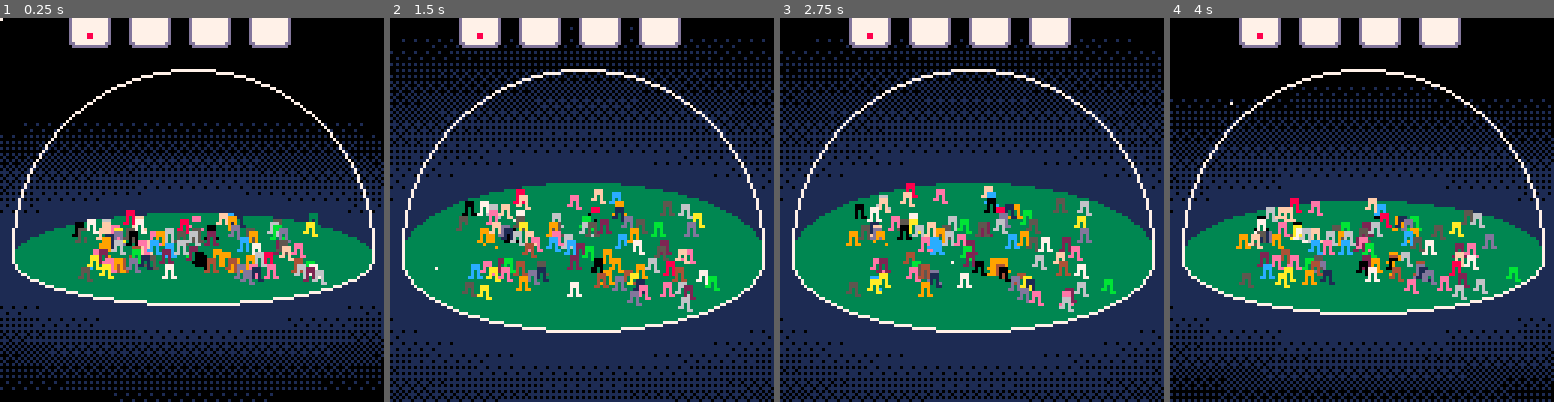
Above: before the commit, frames 1-4 (left to right).
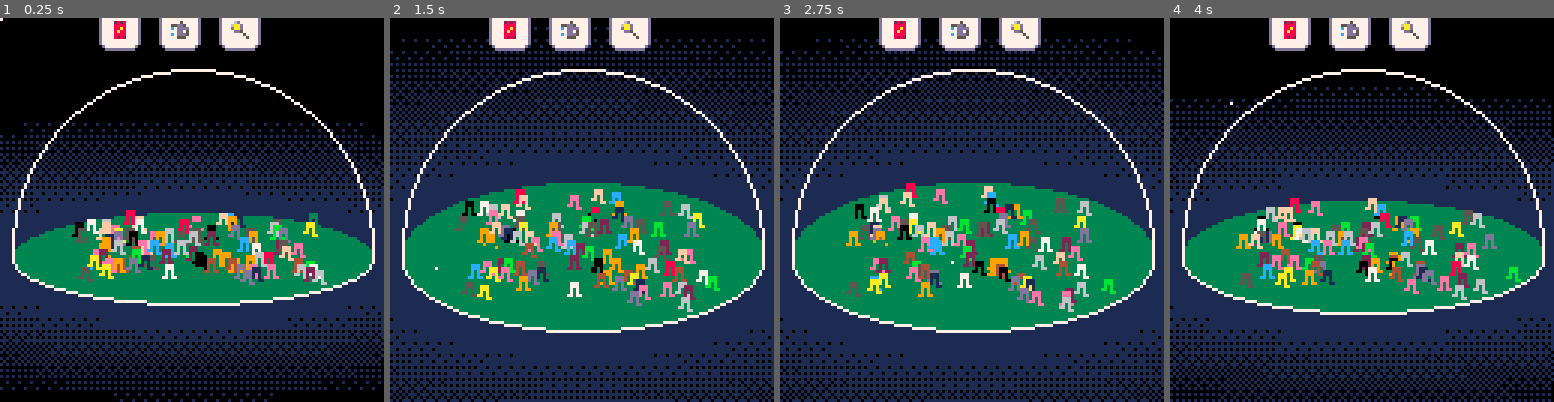
Above: after the commit, the same moments.

Repository: samuelhpratt/ggj2025
Game: PICO-8 cartridge game.p8
The game is run twice, just before and just after one commit, with the same random seed, the same clock (stepped at 60 frames per second) and the same inputs.
Inputs (mouse positions are in pixels of both pictures, inside the frame that each line leads up to):
- Up to frame 1 (0.25 s): no input
- Up to frame 2 (1.5 s): click (670, 121) at 0.67 s; click (436, 267) at 1.22 s
- Up to frame 3 (2.75 s): click (887, 114) at 1.77 s; click (952, 259) at 2.32 s
- Up to frame 4 (4 s): click (1404, 106) at 2.87 s; click (1465, 256) at 3.42 s; click (1231, 102) at 3.97 s

The runs differ from the first frame. In frame 1, 4.0% of the frame differs, in the area x 17-76%, y 0-9%; in frame 2, 4.0%; in frame 3, 4.0%; in frame 4, 4.0%.

Commit message:
UI icons and text update

Diff:
--- a/game.p8
+++ b/game.p8
@@ -44,13 +44,13 @@
 00000000000000000000000000000000000000000000000000000000000000000000000000000000000000000000000000000000000000000000000000000000
 00000000000000000000000000000000000000000000000000000000000000000000000000000000000000000000000000000000000000000000000000000000
 00000000000000000000000000000000000000000000000000000000000000000000000000000000000000000000000000000000000000000000000000000000
-00088bbc66676766cbb8800000000000000000000000000000000000000000000000000000000000000000000000000000000000000000000000000000000000
-0088bbcc66666666ccbb880000000000000000000000000000000000000000000000000000000000000000000000000000000000000000000000000000000000
-088bbcc7777777777ccbb88000000000000000000000000000000000000000000000000000000000000000000000000000000000000000000000000000000000
-08bbcc766666666667ccbb8000000000000000000000000000000000000000000000000000000000000000000000000000000000000000000000000000000000
-0bbcc76777777777767ccbb000000000000000000000000000000000000000000000000000000000000000000000000000000000000000000000000000000000
-0bcc7677777777777767ccb000000000000000000000000000000000000000000000000000000000000000000000000000000000000000000000000000000000
-0cc767777777777777767cc000000000000000000000000000000000000000000000000000000000000000000000000000000000000000000000000000000000
+00078bbc66676766cbb8700000000000000000000000000000000000000000000000000000000000000000000000000000000000000000000000000000000000
+0078bbcc66666666ccbb87000028280000005000006d000000000000000000000000000000000000000000000000000000000000000000000000000000000000
+078bbcc7777777777ccbb87000888800055dd50006aad00000000000000000000000000000000000000000000000000000000000000000000000000000000000
+08bbcc777777777777ccbb800088a8000c0dddd00daad00000000000000000000000000000000000000000000000000000000000000000000000000000000000
+0bbcc77777777777777ccbb0008a8800000dd05000dd500000000000000000000000000000000000000000000000000000000000000000000000000000000000
+0bcc7777777777777777ccb0008888000c0ddd500000050000000000000000000000000000000000000000000000000000000000000000000000000000000000
+0cc777777777777777777cc000828200000555000000005000000000000000000000000000000000000000000000000000000000000000000000000000000000
 0d77777777777777777777d000000000000000000000000000000000000000000000000000000000000000000000000000000000000000000000000000000000
 0d77777777777777777777d000000000000000000000000000000000000000000000000000000000000000000000000000000000000000000000000000000000
 0d77777777777777777777d000000000000000000000000000000000000000000000000000000000000000000000000000000000000000000000000000000000
@@ -64,5 +64,6 @@
 0d77777777777777777777d000000000000000000000000000000000000000000000000000000000000000000000000000000000000000000000000000000000
 0d77777777777777777777d000000000000000000000000000000000000000000000000000000000000000000000000000000000000000000000000000000000
 0d77777777777777777777d000000000000000000000000000000000000000000000000000000000000000000000000000000000000000000000000000000000
-0dd777777777777777777dd000000000000000000000000000000000000000000000000000000000000000000000000000000000000000000000000000000000
-00dddddddddddddddddddd0000000000000000000000000000000000000000000000000000000000000000000000000000000000000000000000000000000000
+0d77777777777777777777d000000000000000000000000000000000000000000000000000000000000000000000000000000000000000000000000000000000
+00d777777777777777777d0000000000000000000000000000000000000000000000000000000000000000000000000000000000000000000000000000000000
+000dddddddddddddddddd00000000000000000000000000000000000000000000000000000000000000000000000000000000000000000000000000000000000
--- a/ui.lua
+++ b/ui.lua
@@ -8,30 +8,24 @@
 
 tabs = {
     {
-        icon = 1, onClick = function()
+        icon = 67, onClick = function()
             local x, y = rnd(50) - 25, rnd(50) - 25
             spawnObject(x, y, domeRadius - sqrt(x * x + y * y) / 2, 1)
             showNewDialogue("test message")
         end
     },
     {
-        icon = 2, onClick = function()
+        icon = 68, onClick = function()
             local x, y = rnd(50) - 25, rnd(50) - 25
             spawnPerson(x, y, domeRadius - sqrt(x * x + y * y) / 2)
             showNewDialogue("test message...\nwith a second line!!")
         end
     },
     {
-        icon = 3, onClick = function()
+        icon = 69, onClick = function()
             local x, y = rnd(50) - 25, rnd(50) - 25
             spawnPerson(x, y, domeRadius - sqrt(x * x + y * y) / 2)
             showNewDialogue("test message...\nwith a second line......\nand a third line???")
-        end
-    },
-    {
-        icon = 4, onClick = function()
-            local x, y = rnd(50) - 25, rnd(50) - 25
-            spawnPerson(x, y, domeRadius - sqrt(x * x + y * y) / 2)
         end
     }
 }
@@ -49,7 +43,7 @@
                 spr(spriteNumber, x * 8, y * 8 + 130 - dialoguePosition)
             end
         end
-        print(dialogue, 4, 134 - dialoguePosition, 0)
+        print(dialogue, 8, 134 - dialoguePosition,1)
     end
 end
 
@@ -85,7 +79,6 @@
         local x, y = 64 - (#tabs * tabSpacing * 0.5) + (i - 1) * tabSpacing, -1
         local isHovering = mouseX >= x and mouseY >= y and mouseX <= x + 12 and mouseY <= y + 12
         local isPressed = tab == pressedTab
-        local color = 13
         if not isHovering then
             y-=2
         end
